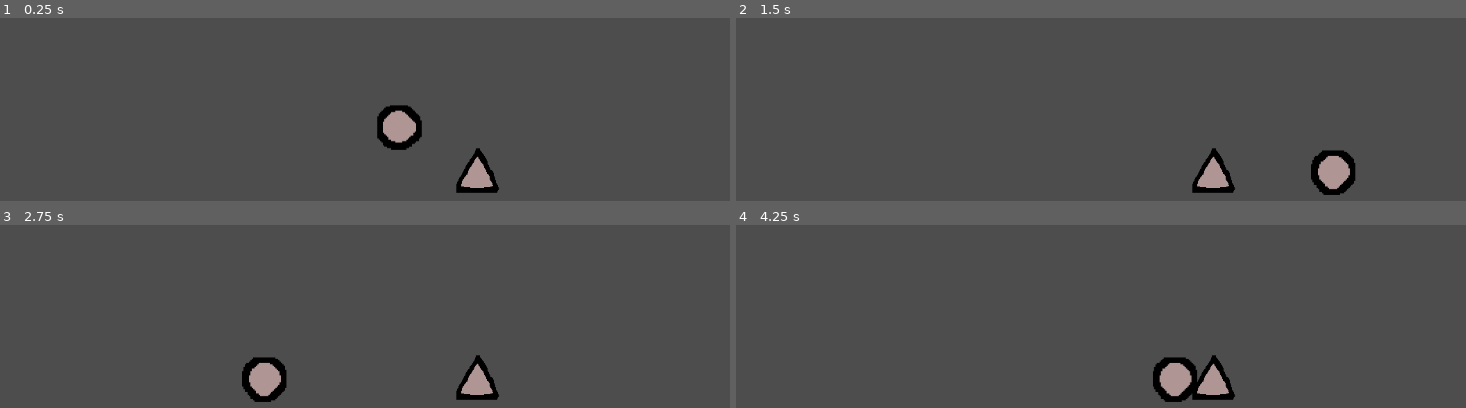
Above: before the commit, frames 1-4 (two rows, left to right).
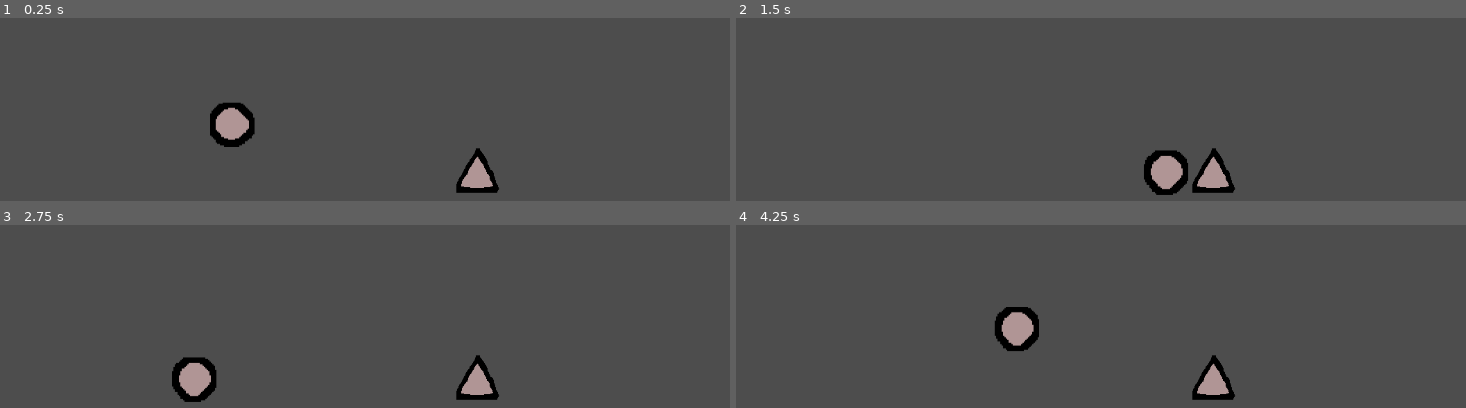
Above: after the commit, the same moments.

Repository: valegui/collapse
Game: Godot game, scene res://scenes/game.tscn
Same seed, same stepped clock (60 frames per second), same inputs: the game is played once before the commit and once after it.
Inputs:
- Up to frame 1 (0.25 s): no input
- Up to frame 2 (1.5 s): tap Enter (ui_accept) at 0.5, 0.77 s; hold Right (ui_right) from 0.53 s (still down)
- Up to frame 3 (2.75 s): tap Enter (ui_accept) at 1.52 s; release Right (ui_right) at 2.03 s; hold Left (ui_left) from 2.03 s (still down)
- Up to frame 4 (4.25 s): release Left (ui_left) at 2.78 s; hold Right (ui_right) from 2.78 s (still down); tap Enter (ui_accept) at 3.02, 3.77 s

The runs differ from the first frame. In frame 1, 2.5% of the frame differs, in the area x 28-58%, y 46-73%; in frame 2, 2.5%; in frame 3, 2.5%, in the area x 23-40%, y 72-97%; in frame 4, 2.5%.

Commit message:
restart position when hit

Diff:
--- a/scripts/player.gd
+++ b/scripts/player.gd
@@ -5,14 +5,24 @@
 const JUMP_VELOCITY = -400.0
 
 @onready var box = $Box
+const original_position = Vector2(-110, 100)
 
 var alive = true
 var box_visible = false
+var is_hit = false
+
+func _ready():
+	is_hit = false
+	position = original_position
 
 func _physics_process(delta: float) -> void:
 	# Add the gravity.
 	if not is_on_floor():
 		velocity += get_gravity() * delta
+
+	# Hit
+	if is_hit:
+		game_restart()
 
 
 	# Handle jump.
@@ -30,3 +40,10 @@
 		$AnimatedSprite2D.stop()
 
 	move_and_slide()
+
+func hit():
+	is_hit = true
+
+func game_restart():
+	is_hit = false
+	position = original_position
--- a/scripts/spike.gd
+++ b/scripts/spike.gd
@@ -9,6 +9,9 @@
 
 func _on_player_detected_body_entered(body: Node2D) -> void:
 	print("damaging player")
+	print(body.name)
+	if body.name == "Player":
+		body.hit()
 
 
 
